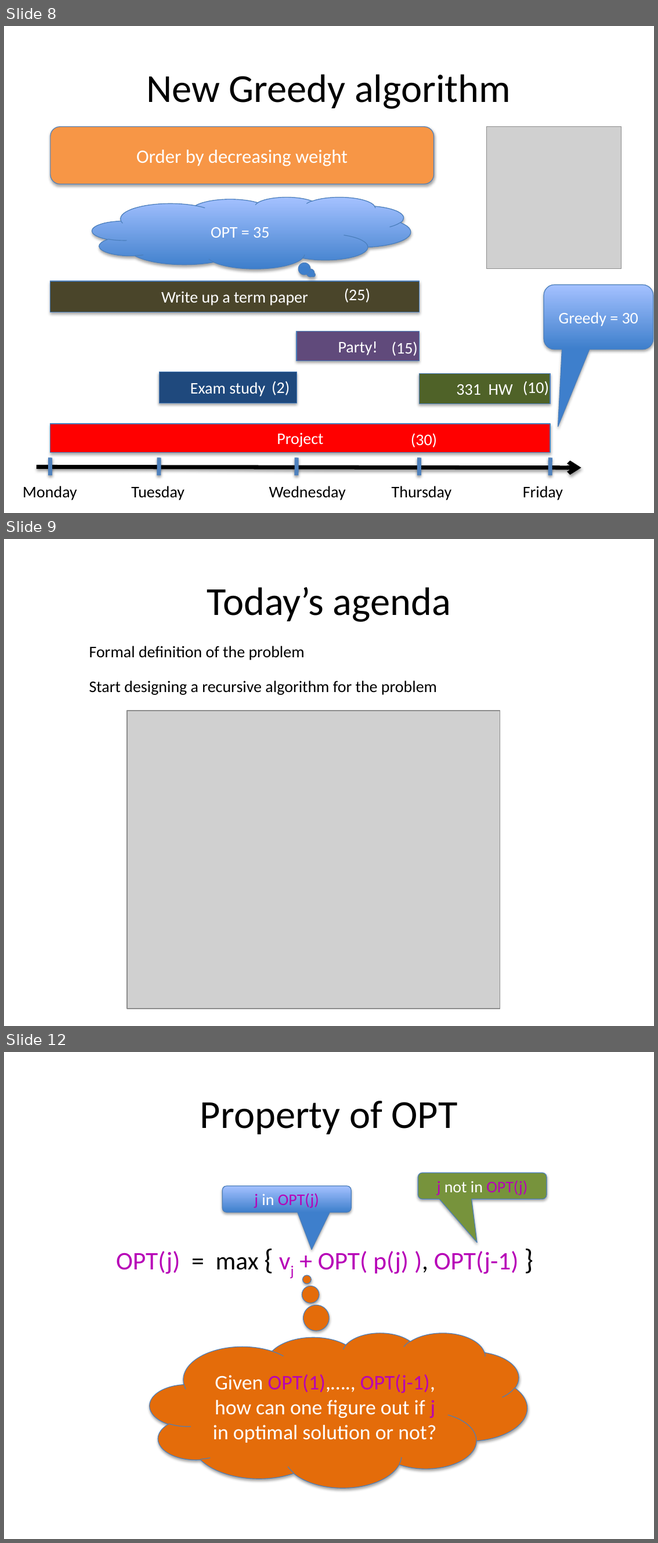
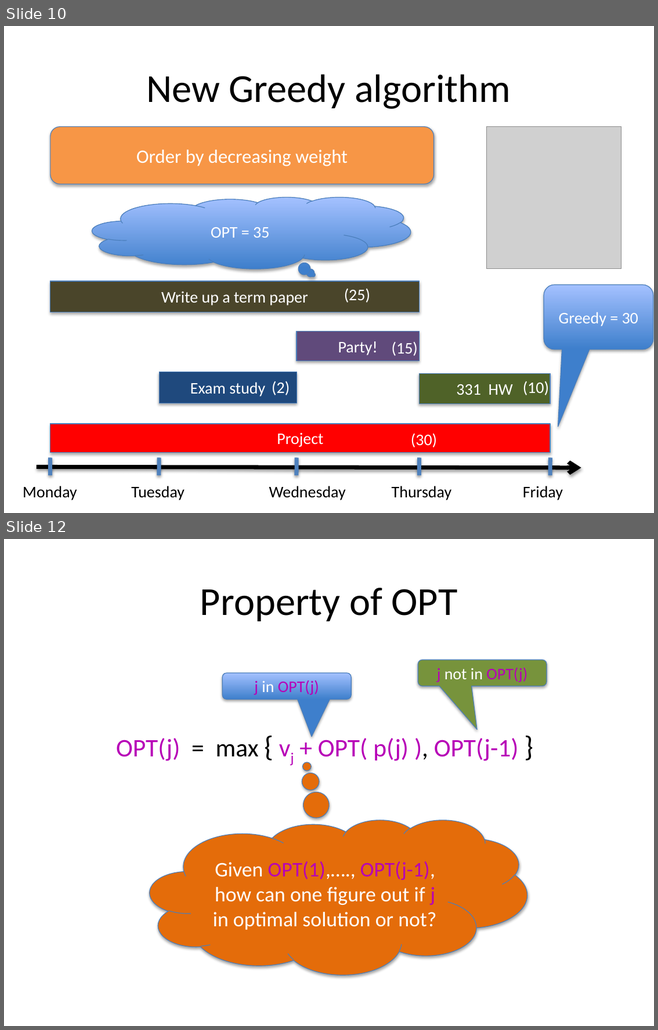
Before and after one commit to jessehartloff/Education, a slide deck: content/u18/cse331/media/slides/weighted_intervals.pptx. Shown one above the other, each under a label of ours: slides 8, 9 and 12 before the commit, slides 10 and 12 after it; the slides between them are not shown. The pictures are 658x1543 and 658x1030 pixels, drawn with LibreOffice and Linux fonts; fonts in the diff are those of the drawing; grey boxes stand for pictures. Boxes give left, top, right and bottom in pixels: in the first picture for what was removed or moved away, otherwise in the second. Text is boxed around its words. In the diff, an @@ line names an element or a change of style, - is before the commit and + after.

```diff
--- a/content/u18/cse331/media/slides/weighted_intervals.pptx
+++ b/content/u18/cse331/media/slides/weighted_intervals.pptx
@@ slide 9 removed at <box>4,539,654,1026</box>, background #FFFFFF @@
@@ title removed at <box>207,587,451,622</box> @@
-Today’s agenda
@@ text removed at <box>89,646,304,660</box> @@
-Formal definition of the problem
@@ text removed at <box>89,681,437,695</box> @@
-Start designing a recursive algorithm for the problem
@@ picture removed at <box>127,711,500,1009</box> @@
@@ what was slide 8 is now slide 10 @@
```
Also in this commit, not shown: 4 slides changed, 1 slide added.
